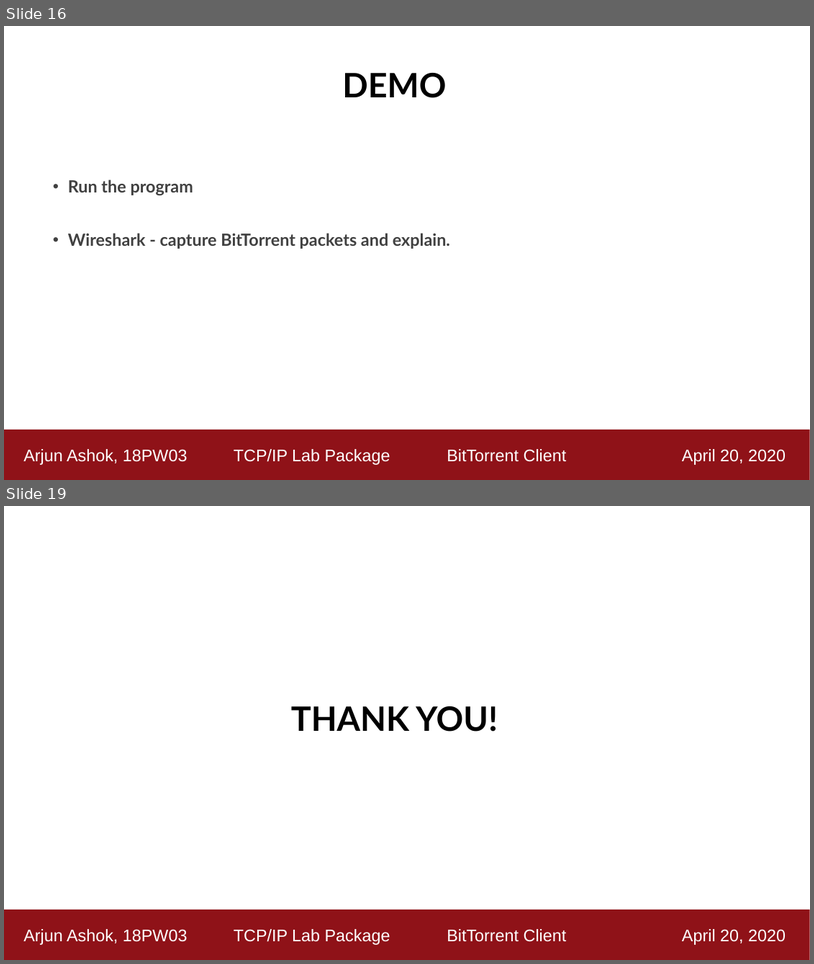
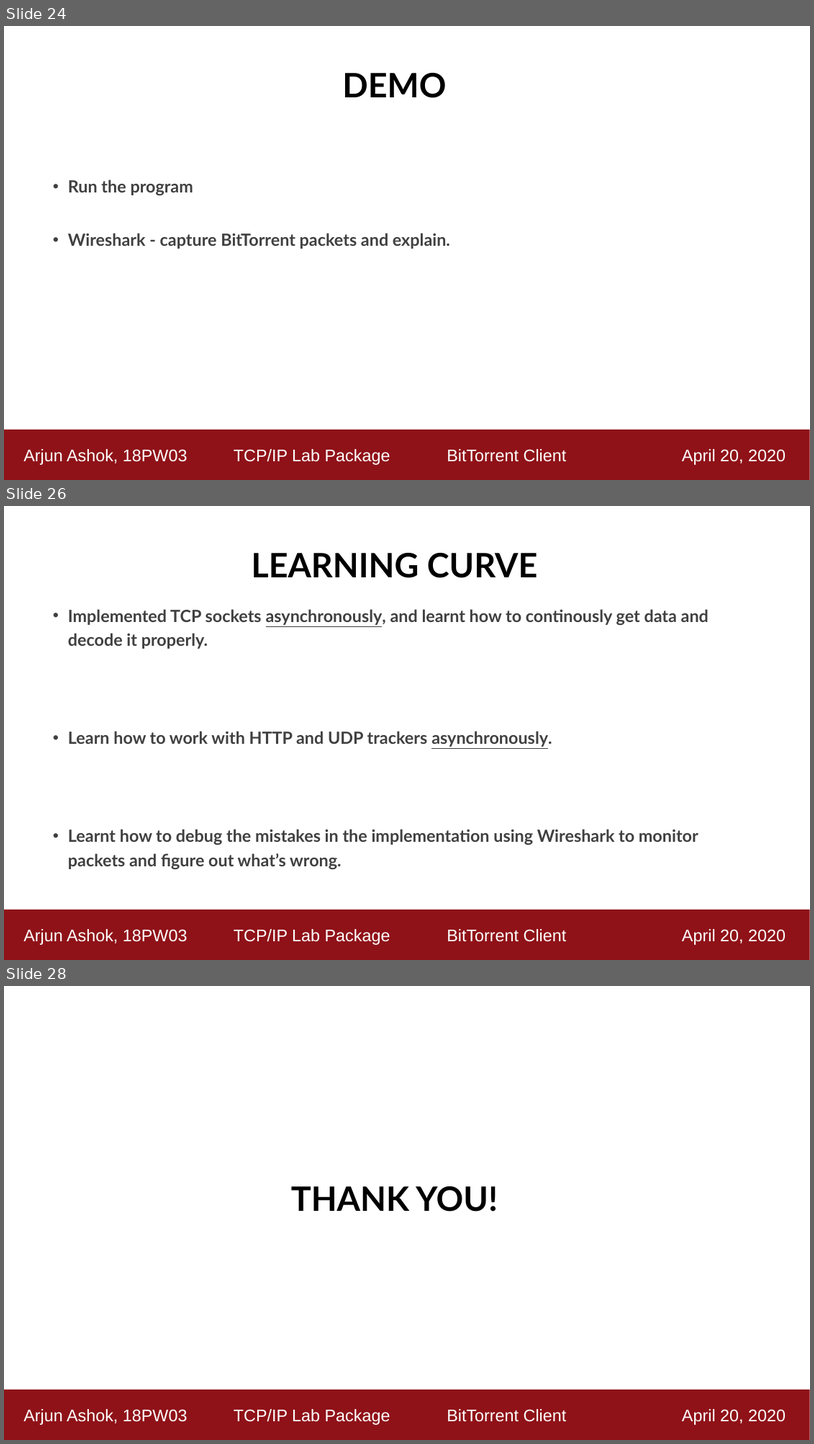
Before and after one commit to ashok-arjun/Torrenter, a slide deck: Demo_Presentation.pptx. Shown one above the other, each under a label of ours: slides 16 and 19 before the commit, slides 24, 26 and 28 after it; the slides between them are not shown. The pictures are 814x964 and 814x1444 pixels, drawn with LibreOffice and Linux fonts; fonts in the diff are those of the drawing. Boxes give left, top, right and bottom in pixels: in the first picture for what was removed or moved away, otherwise in the second. Text is boxed around its words. In the diff, an @@ line names an element or a change of style, - is before the commit and + after.

```diff
--- a/Demo_Presentation.pptx
+++ b/Demo_Presentation.pptx
@@ slide 26 added at <box>4,506,810,960</box>, background #FFFFFF @@
@@ title added at <box>252,553,538,578</box>, 40 pt, text #000000, bold @@
+LEARNING CURVE
@@ text added at <box>68,609,709,869</box>, 20 pt, text #404040, bold @@
+• Implemented TCP sockets asynchronously, and learnt how to continously get data and decode it properly.
+• Learn how to work with HTTP and UDP trackers asynchronously.
+• Learnt how to debug the mistakes in the implementation using Wireshark to monitor packets and figure out what’s wrong.
@@ rectangle added at <box>4,909,810,960</box>, fill #8F1218, 20 pt, text #FFFFFF @@
+Arjun Ashok, 18PW03 TCP/IP Lab Package BitTorrent Client April 20, 2020
@@ what was slide 16 is now slide 24 @@
@@ what was slide 19 is now slide 28 @@
```
Also in this commit, not shown: 10 slides changed, 8 other slides added, 39 other files.
